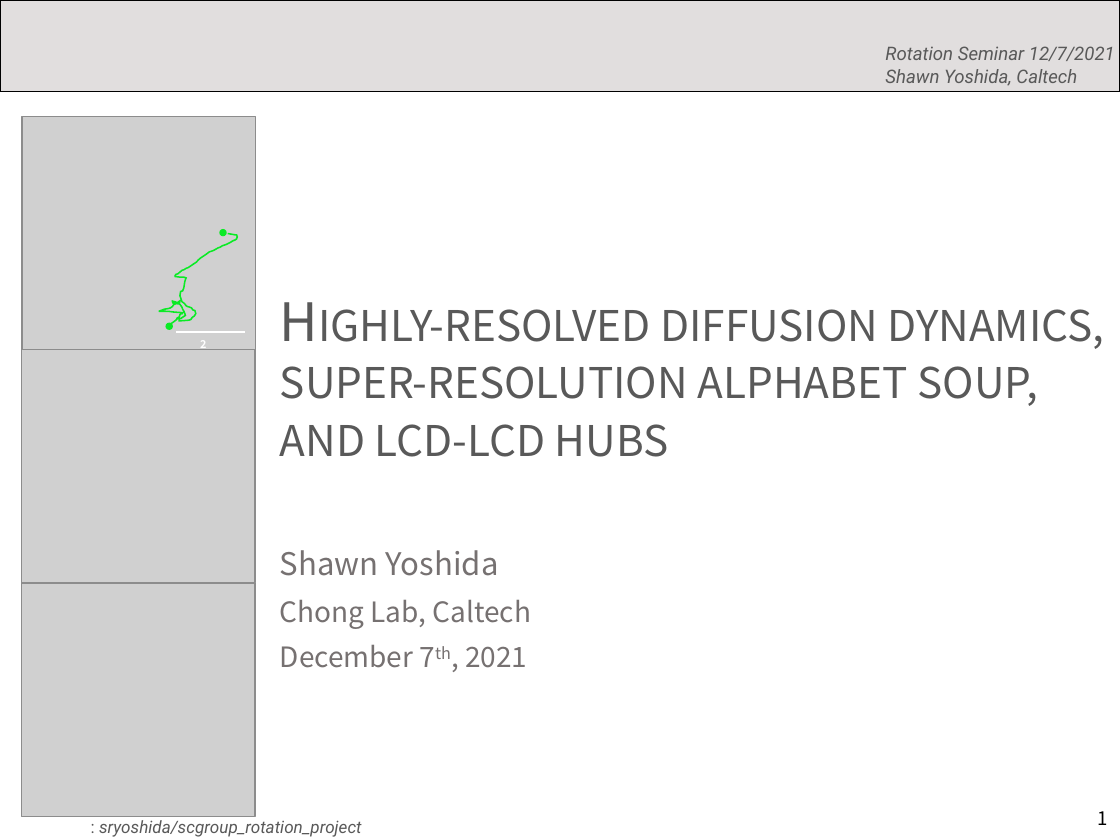
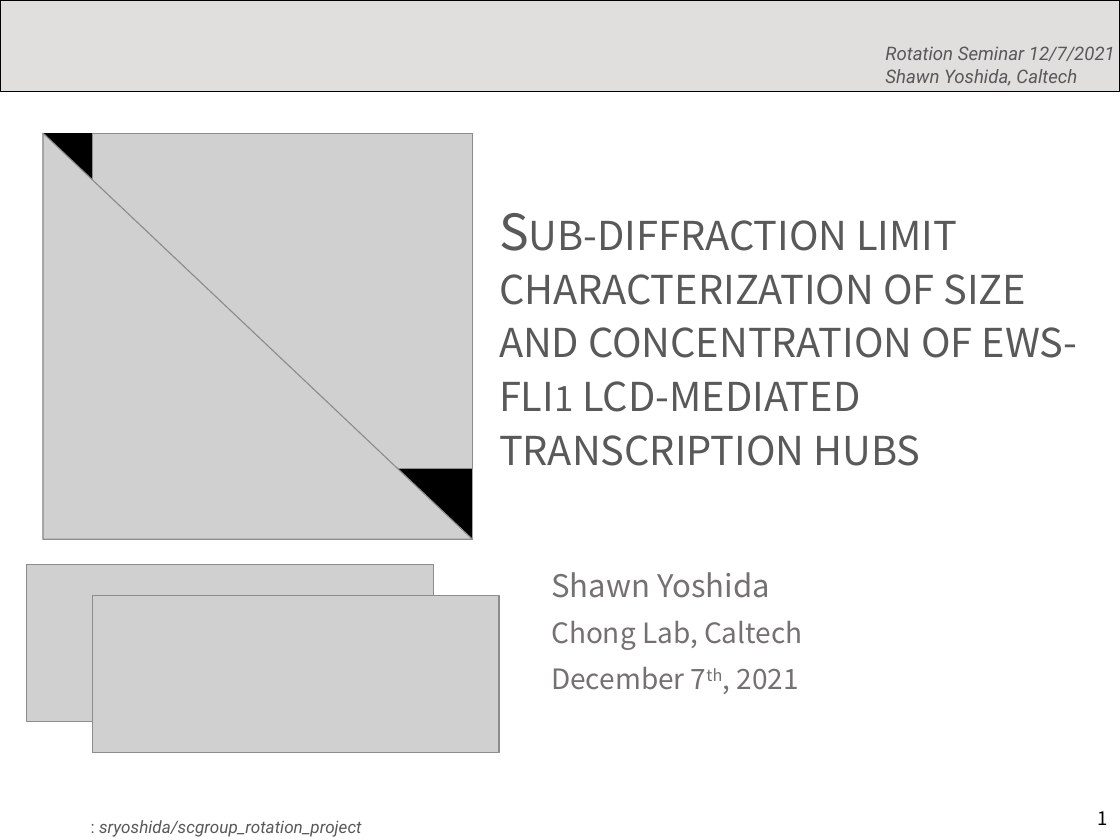
Before and after one commit to sryoshida/scgroup_rotation_project, a slide deck: slide 1 of Presentations/20211207_rotation_summary.pptx. Drawn at 1120x840 pixels with LibreOffice and Linux fonts; fonts in the diff are those of the drawing; grey boxes stand for pictures; background and template pictures are left out. Boxes give left, top, right and bottom in pixels: in the first picture for what was removed or moved away, otherwise in the second. Text is boxed around its words. In the diff, an @@ line names an element or a change of style, - is before the commit and + after.

```diff
--- a/Presentations/20211207_rotation_summary.pptx
+++ b/Presentations/20211207_rotation_summary.pptx
@@ title at [499,220,1078,466]: text changed; size 34 to 32 pt @@
-Highly-resolved diffusion dynamics, super-resolution alphabet soup,
-and lcd-lcd hubs
+Sub-diffraction limit characterization of size and concentration of ews-fli1 lcd-mediated transcription hubs
@@ subtitle "Shawn Yoshida": place and size @@
-subtitle "Shawn Yoshida" at [280,550,531,668]
+subtitle "Shawn Yoshida" at [551,572,802,690]
@@ group removed at [21,116,256,815]: 3 pictures, 2 ellipses, 1 text, 1 rectangle, 1 freeform shape @@
-2 µm
@@ group added at [27,133,498,753]: 4 pictures, 1 rectangle @@
```
Also in this commit, not shown: 4 other files.
